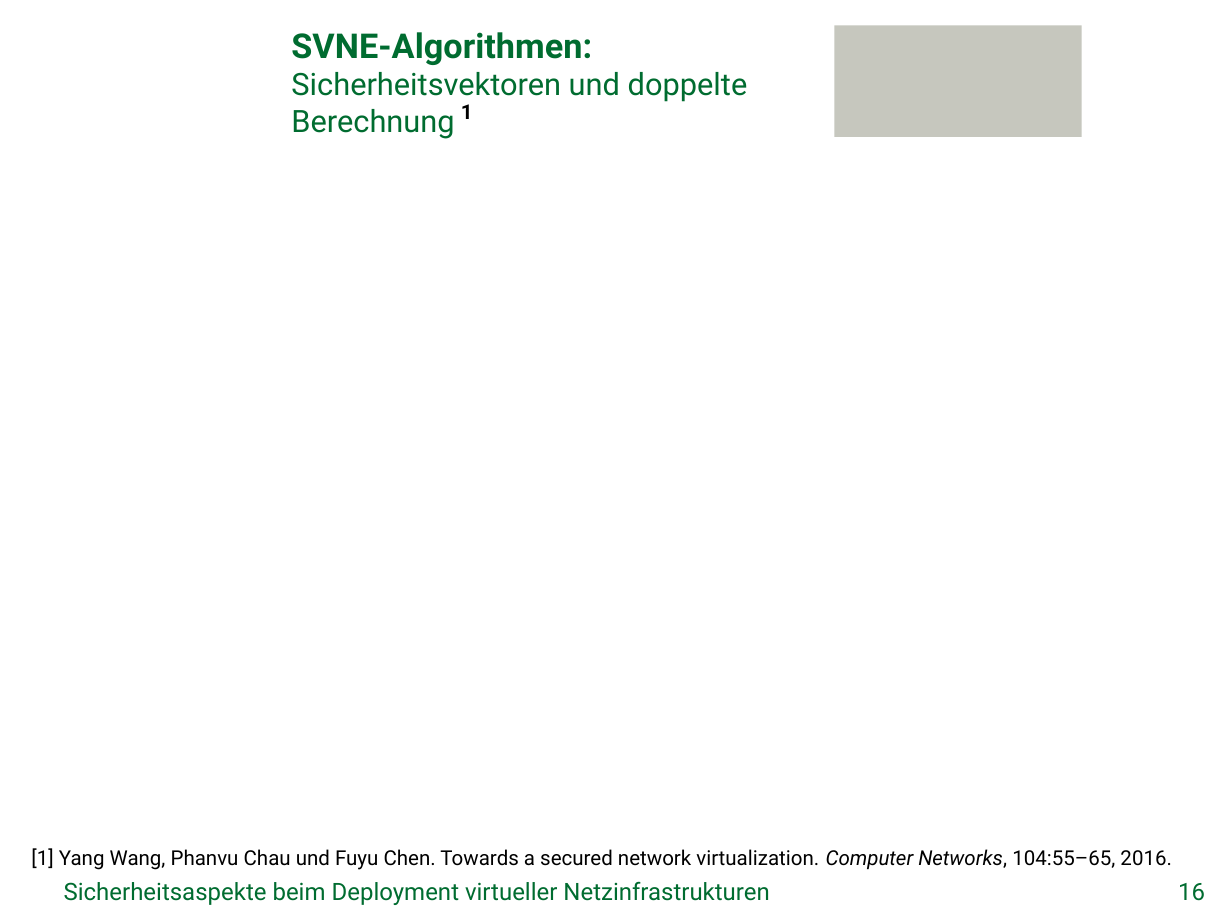
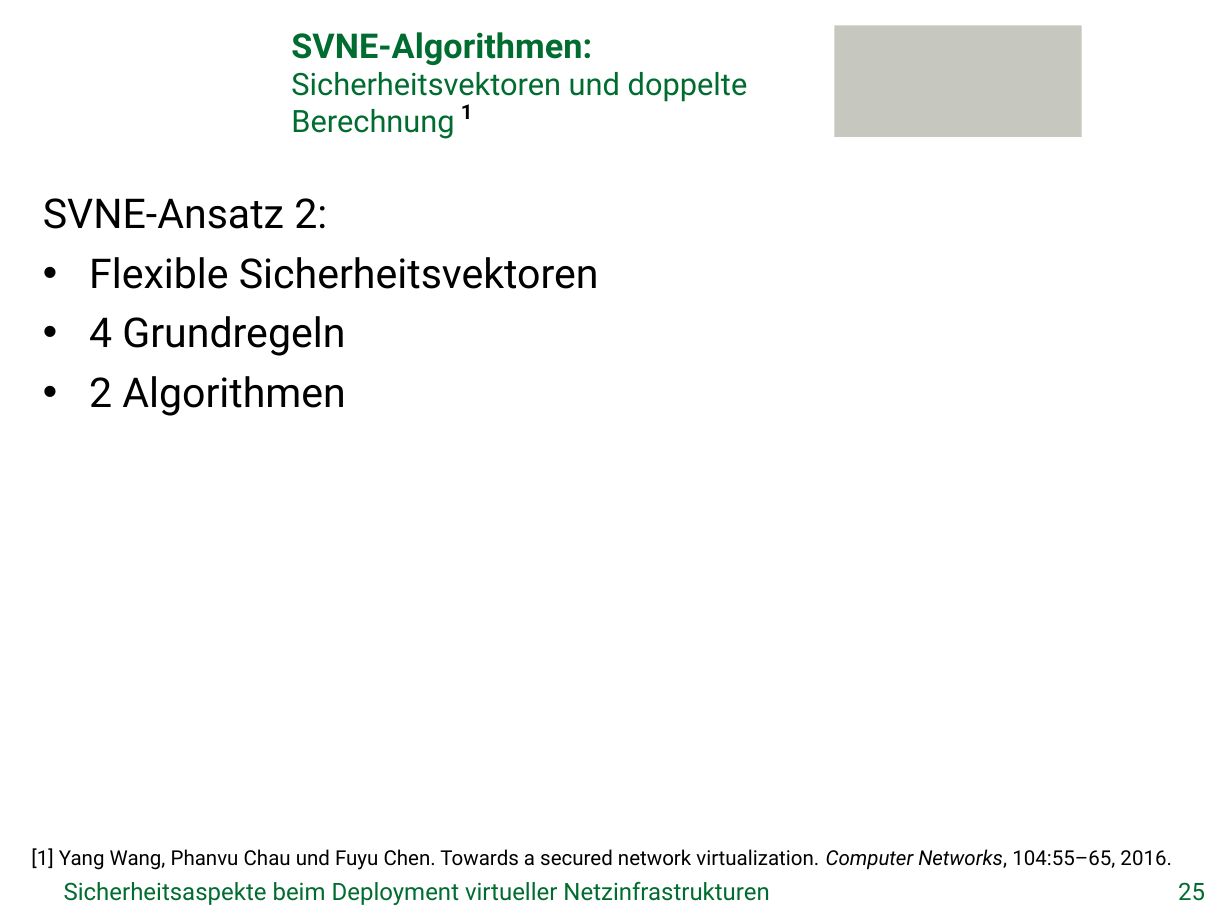
Before and after one commit to GeGroe/timvs, a slide deck: slide 25 of Referat/PowerPoint/TimvS_SVNE.pptx (slide 16 before the commit). Drawn at 1232x924 pixels with LibreOffice and Linux fonts; fonts in the diff are those of the drawing; background and template pictures are left out. Boxes give left, top, right and bottom in pixels: in the first picture for what was removed or moved away, otherwise in the second. Text is boxed around its words. In the diff, an @@ line names an element or a change of style, - is before the commit and + after.

```diff
--- a/Referat/PowerPoint/TimvS_SVNE.pptx
+++ b/Referat/PowerPoint/TimvS_SVNE.pptx
@@ text added at [43,198,599,416], 24 pt, text #000000 @@
+SVNE-Ansatz 2:
+• Flexible Sicherheitsvektoren
+• 4 Grundregeln
+• 2 Algorithmen
@@ page number at [1178,882,1205,901]: text changed @@
-16
+25
```
Also in this commit, not shown: 2 other slides changed, 13 slides added, 1 other file.
